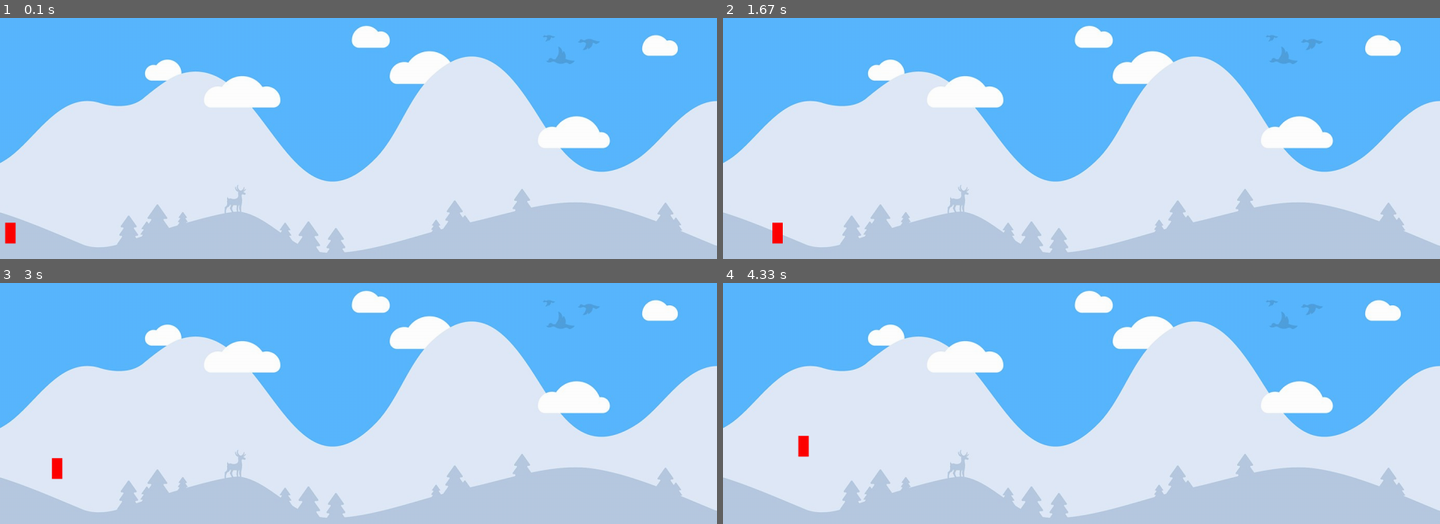
Above: before the commit, frames 1-4 (two rows, left to right).
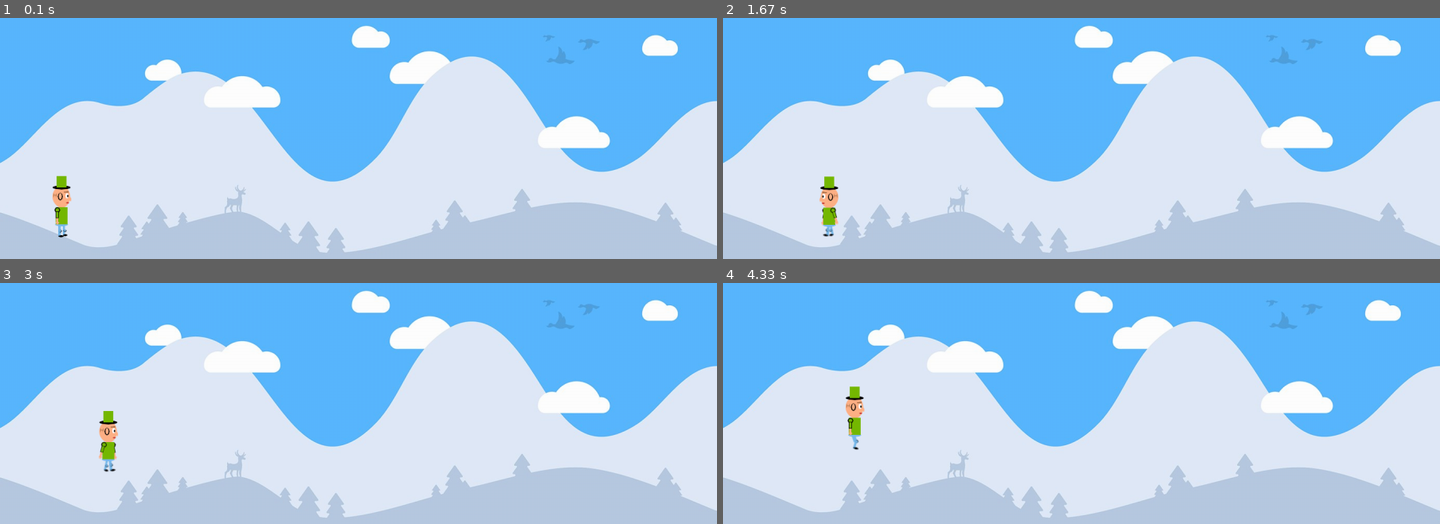
Above: after the commit, the same moments.

Repository: s0568941/usws-reinforcement-learning
Game: pygame game, started from usws_jump_and_run_game/main.py
Two runs of this game, one before a commit and one after it. Both use one fixed random seed, a clock stepped at 60 frames per second and the inputs below.
Inputs:
- Up to frame 1 (0.1 s): no input
- Up to frame 2 (1.67 s): hold Right 0.33-0.8 s; hold Right 0.83-1.3 s; tap Space at 0.9, 1.2, 1.4 s; hold Left from 1.33 s (still down)
- Up to frame 3 (3 s): tap Space at 1.7, 1.97, 2.27, 2.4, 2.7 s; release Left at 1.87 s; hold Left 1.9-2.3 s; hold Right 2.33-2.97 s
- Up to frame 4 (4.33 s): hold Left 3-3.47 s; tap Space at 3.07, 3.37, 3.57, 3.87, 4.07 s; hold Right 3.5-3.97 s; hold Right from 4 s (still down)

The runs differ from the first frame. In frame 1, 0.6% of the frame differs, in the area x 0-10%, y 65-94%; in frame 2, 0.6%; in frame 3, 0.6%, in the area x 7-17%, y 53-82%; in frame 4, 0.6%.

Commit message:
introduce character images

Diff:
--- a/usws_jump_and_run_game/characters/player.py
+++ b/usws_jump_and_run_game/characters/player.py
@@ -1,5 +1,12 @@
 #!/usr/bin/env python3
 # -*- coding: utf-8 -*-
+import pygame
+pygame.init()
+
+# Array mit Bildern des Characters
+walk_right = [pygame.image.load('characters/pictures/right1.png'), pygame.image.load('characters/pictures/right2.png'), pygame.image.load('characters/pictures/right3.png'), pygame.image.load('characters/pictures/right4.png'), pygame.image.load('characters/pictures/right5.png'), pygame.image.load('characters/pictures/right6.png'), pygame.image.load('characters/pictures/right7.png'), pygame.image.load('characters/pictures/right8.png'), pygame.image.load('characters/pictures/right9.png')]
+walk_left = [pygame.image.load('characters/pictures/left1.png'), pygame.image.load('characters/pictures/left2.png'), pygame.image.load('characters/pictures/left3.png'), pygame.image.load('characters/pictures/left4.png'), pygame.image.load('characters/pictures/left5.png'), pygame.image.load('characters/pictures/left6.png'), pygame.image.load('characters/pictures/left7.png'), pygame.image.load('characters/pictures/left8.png'), pygame.image.load('characters/pictures/left9.png')]
+
 
 class Player:
     def __init__(self, x, y, height, width):
@@ -13,8 +20,21 @@
         self.right = False
         # Walk count wird als index in einem array von Bildern genutzt, um den Char animieren zu koennen
         self.walk_count = 0
+        # values sind 'r' oder 'l' (right, left) - wird benoetigt um die Richtung im Stand festzulegen
+        self.last_direction = ''
         self.jump_velocity = 8
 
-    def draw(self, window):
-        if self.walk_count + 1 >= 27:
+    def draw(self, screen):
+        # Mithilfe von walk_count wird ein Bild aus dem Array ausgesucht, was die Bewegung animiert
+        if (self.walk_count + 1) >= 27:
             self.walk_count = 0
+
+        if self.left:
+            screen.blit(walk_left[self.walk_count // 3], (self.x, self.y))
+            self.walk_count += 1
+        elif self.right:
+            screen.blit(walk_right[self.walk_count // 3], (self.x, self.y))
+            self.walk_count += 1
+        else:
+            standing_char = walk_left[0] if self.last_direction.lower() == 'l' else walk_right[0]
+            screen.blit(standing_char, (self.x, self.y))
--- a/usws_jump_and_run_game/main.py
+++ b/usws_jump_and_run_game/main.py
@@ -8,10 +8,10 @@
 pygame.init()
 
 from usws_jump_and_run_game.characters.player import Player
-player = Player(10, 530, 40, 20)
+player = Player(10, 430, 40, 20)
 
 # Laden des Bildes aus 'pictures'
-bg = pygame.image.load('pictures/bg.jpg')
+bg = pygame.image.load('pictures/background.jpg')
 
 clock = pygame.time.Clock()
 
@@ -32,7 +32,7 @@
     # Hintergrundbildboden muss noch angepasst werden
     screen.blit(bg, (0, 0))
     # Spieler wird vorerst durch ein Rechteck dargestellt
-    pygame.draw.rect(screen, (255, 0, 0), (player.x, player.y, player.width, player.height))
+    player.draw(screen)
     # Aktualisiere das Fenster
     pygame.display.update()
 
@@ -56,11 +56,14 @@
         player.x -= player.speed
         player.left = True
         player.right = False
+        player.last_direction = 'l'
 
     elif keys[pygame.K_RIGHT] and player.x < (SCREEN_WIDTH - player.width - player.speed):
         player.x += player.speed
         player.left = False
         player.right = True
+        player.last_direction = 'r'
+
     else:
         player.left = False
         player.right = False
Binary file added: usws_jump_and_run_game/characters/pictures/left1.png
Binary file added: usws_jump_and_run_game/characters/pictures/left2.png
Binary file added: usws_jump_and_run_game/characters/pictures/left3.png
Binary file added: usws_jump_and_run_game/characters/pictures/left4.png
Binary file added: usws_jump_and_run_game/characters/pictures/left5.png
Binary file added: usws_jump_and_run_game/characters/pictures/left6.png
Binary file added: usws_jump_and_run_game/characters/pictures/left7.png
Binary file added: usws_jump_and_run_game/characters/pictures/left8.png
Binary file added: usws_jump_and_run_game/characters/pictures/left9.png
Binary file added: usws_jump_and_run_game/characters/pictures/right1.png
Binary file added: usws_jump_and_run_game/characters/pictures/right2.png
Binary file added: usws_jump_and_run_game/characters/pictures/right3.png
(and 7 more such lines)
